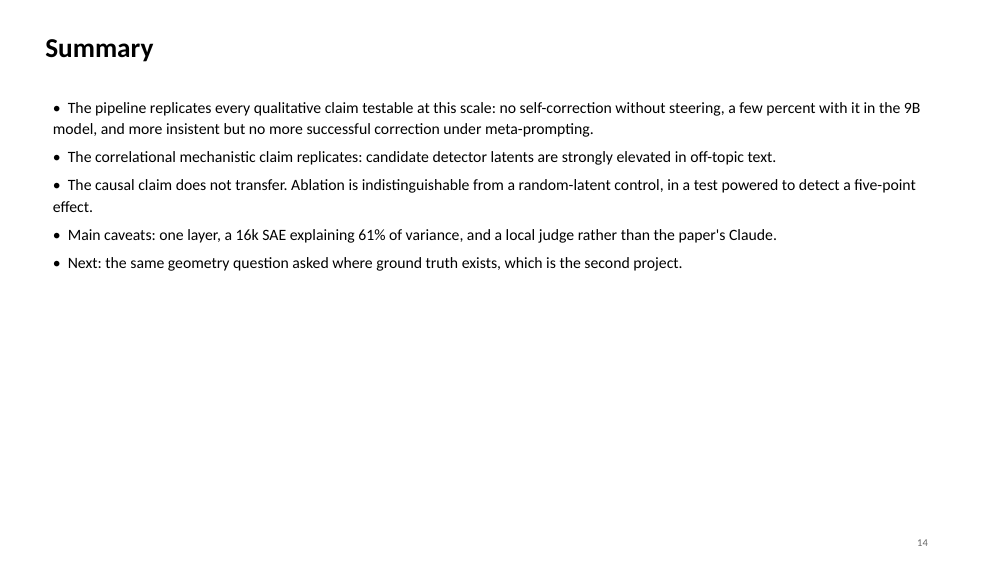
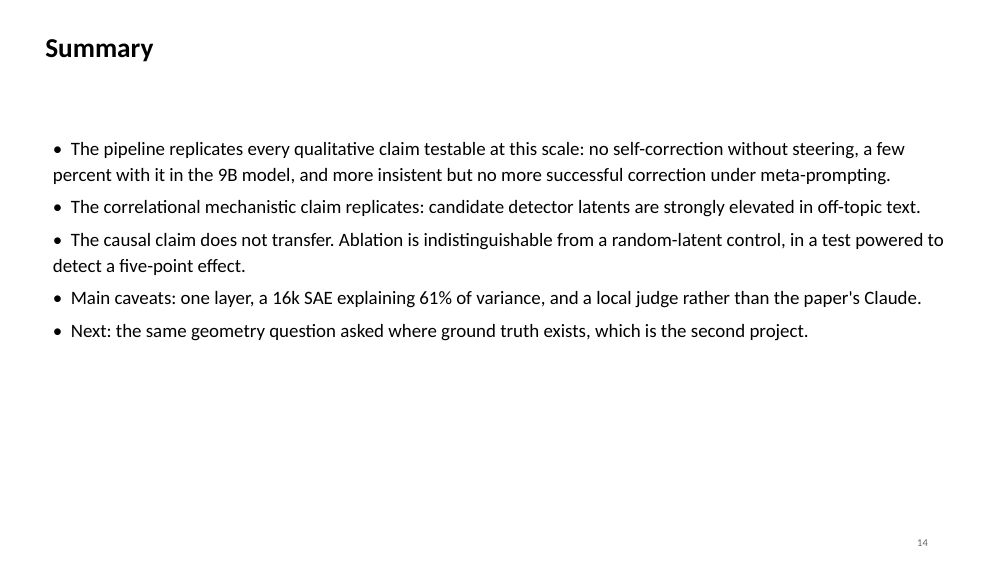
Before and after one commit to shouvik-majumder/steering-resistance, a slide deck: slide 14 of data/deck/ESR_replication.pptx. Drawn at 1008x567 pixels with LibreOffice and Linux fonts; fonts in the diff are those of the drawing. Boxes give left, top, right and bottom in pixels: in the first picture for what was removed or moved away, otherwise in the second. Text is boxed around its words. In the diff, an @@ line names an element or a change of style, - is before the commit and + after.

Commit message:
Deck layout: wrapped-line sizing, vertical centring, shorter prefill labels

```diff
--- a/data/deck/ESR_replication.pptx
+++ b/data/deck/ESR_replication.pptx
@@ text "• The pipeline replicates every ...": place and size @@
-text "• The pipeline replicates every ..." at [53,102,921,271]
+text "• The pipeline replicates every ..." at [53,142,944,341]
@@ text "• The pipeline replicates every ..." at [53,142,944,341]: size 15 to 18 pt @@
```
Also in this commit, not shown: 9 other slides changed, 2 other files.
